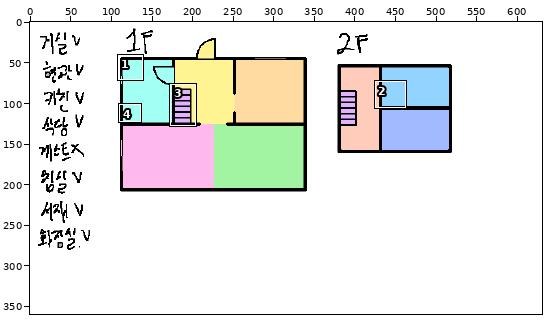
A pixel-art file gets an edit: resource/map.aseprite. The first picture is a wide view before the edit; the outline marks the close-up.
Close-up. First the earlier version:
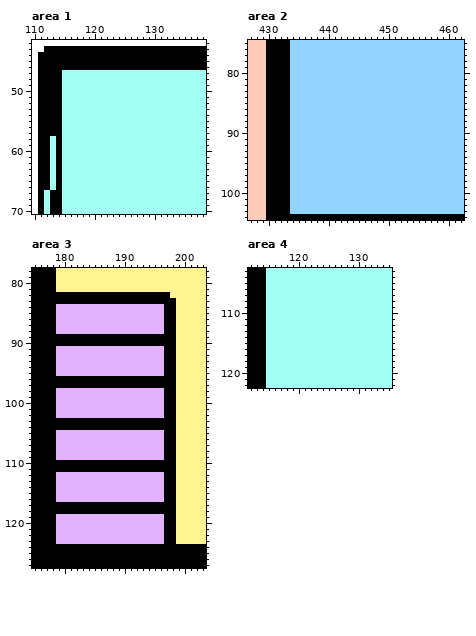
631x360 pixels, 1 frame. Shown: area 1: x 110..138, y 42..70; area 2: x 427..462, y 75..104; area 3: x 175..203, y 78..127; area 4: x 112..135, y 103..122. The commit also changed other parts of the picture, which this record leaves out.
After:
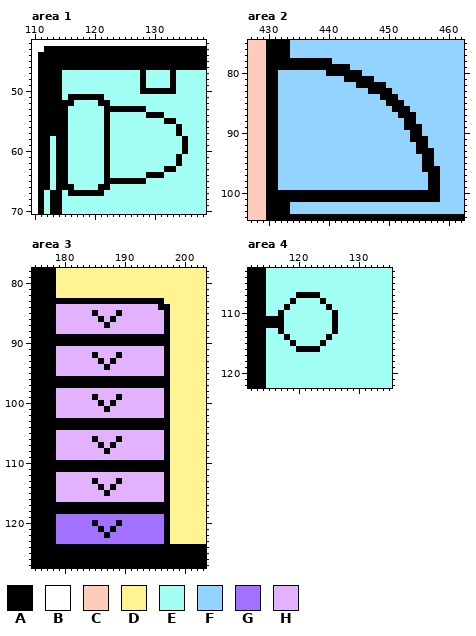
Palette (. is transparent): A #000000  B #ffffff  C #ffcbba  D #fff392  E #a2fff3  F #92d3ff  G #a271ff  H #e3b2ff
From old to new:
Area 1:
The edit turns colour E into colour A in rows 47 to 49 at x 128 and 133; in row 50 at x 128 to 133; in row 51 at x 116 to 121; in row 52 at x 115 to 116 and 121 to 122; in row 53 at x 115 and 122 to 128; in row 54 at x 115, 122 and 129 to 131.
The edit turns colour E into colour A in row 55 at x 115, 122 and 132 to 133; in rows 56 to 57 at x 115, 122 and 134; in rows 58 to 60 at x 115, 122 and 135; in rows 61 to 62 at x 115, 122 and 134; in row 63 at x 115, 122 and 132 to 133; in row 64 at x 115, 122 and 129 to 131.
The edit turns colour E into colour A in row 65 at x 115 and 122 to 128; in row 66 at x 115 to 116 and 121 to 122; in row 67 at x 116 to 121.
Area 2:
The edit turns colour F into colour A in row 78 at x 434 to 440; in row 79 at x 434 to 443; in row 80 at x 440 to 445; in row 81 at x 443 to 447; in row 82 at x 445 to 449; in row 83 at x 447 to 450.
The edit turns colour F into colour A in row 84 at x 449 to 451; in row 85 at x 450 to 452; in row 86 at x 451 to 453; in row 87 at x 452 to 454; in row 88 at x 453 to 454; in row 89 at x 453 to 455.
The edit turns colour F into colour A in row 90 at x 454 to 455; in row 91 at x 454 to 456; in row 92 at x 455 to 456; in row 93 at x 455 to 457; in rows 94 to 95 at x 456 to 457; in row 96 at x 456 to 458.
The edit turns colour F into colour A in rows 97 to 99 at x 457 to 458; in rows 100 to 101 at x 434 to 458.
The edit turns colour A into colour F in rows 80 to 99 at x 432 to 433.
Area 3:
The edit turns colour H into colour A in row 84 at x 196; in row 85 at x 185 and 189; in row 86 at x 186 and 188; in row 87 at x 187; in row 92 at x 185 and 189; in row 93 at x 186 and 188.
The edit turns colour H into colour A in row 94 at x 187; in row 99 at x 185 and 189; in row 100 at x 186 and 188; in row 101 at x 187; in row 106 at x 185 and 189; in row 107 at x 186 and 188.
The edit turns colour H into colour A in row 108 at x 187; in row 113 at x 185 and 189; in row 114 at x 186 and 188; in row 115 at x 187; in row 120 at x 185 and 189; in row 121 at x 186 and 188.
The edit turns colour H into colour A in row 122 at x 187.
The edit turns colour A into colour D in row 82 at x 179 to 197; in row 83 at x 197 to 198; in rows 84 to 123 at x 198.
The edit turns colour H into colour G in row 119 at x 179 to 196; in row 120 at x 179 to 184, 186 to 188 and 190 to 196; in row 121 at x 179 to 185, 187 and 189 to 196; in row 122 at x 179 to 186 and 188 to 196; in row 123 at x 179 to 196.
Area 4:
The edit turns colour E into colour A in row 107 at x 120 to 123; in row 108 at x 119 and 124; in row 109 at x 118 and 125; in row 110 at x 117 and 126; in rows 111 to 112 at x 115 to 117 and 126; in row 113 at x 117 and 126.
The edit turns colour E into colour A in row 114 at x 118 and 125; in row 115 at x 119 and 124; in row 116 at x 120 to 123.
